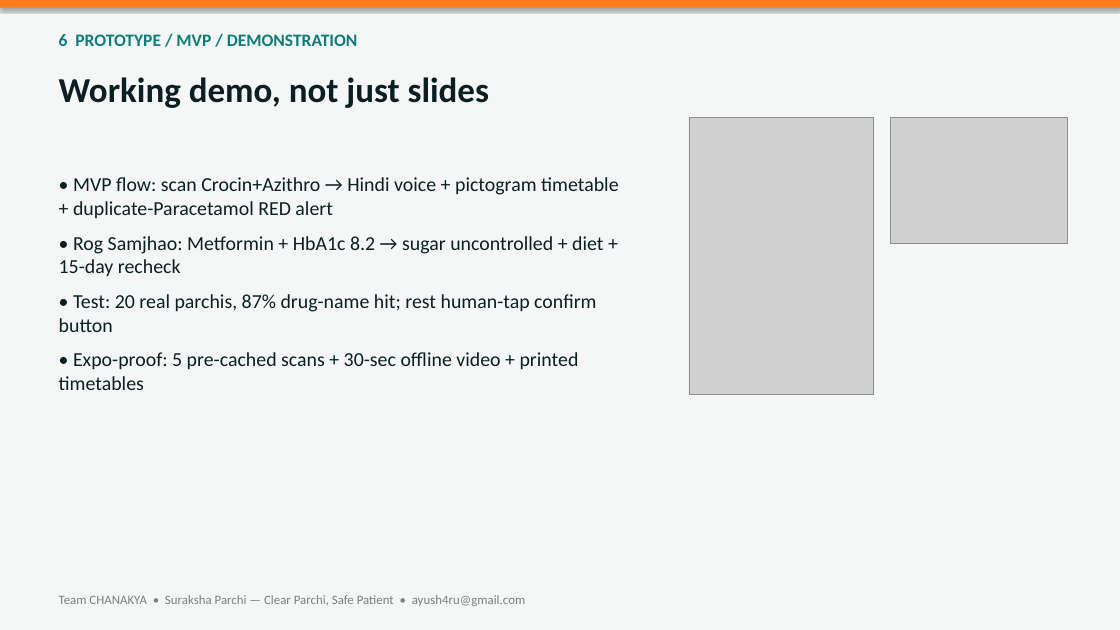
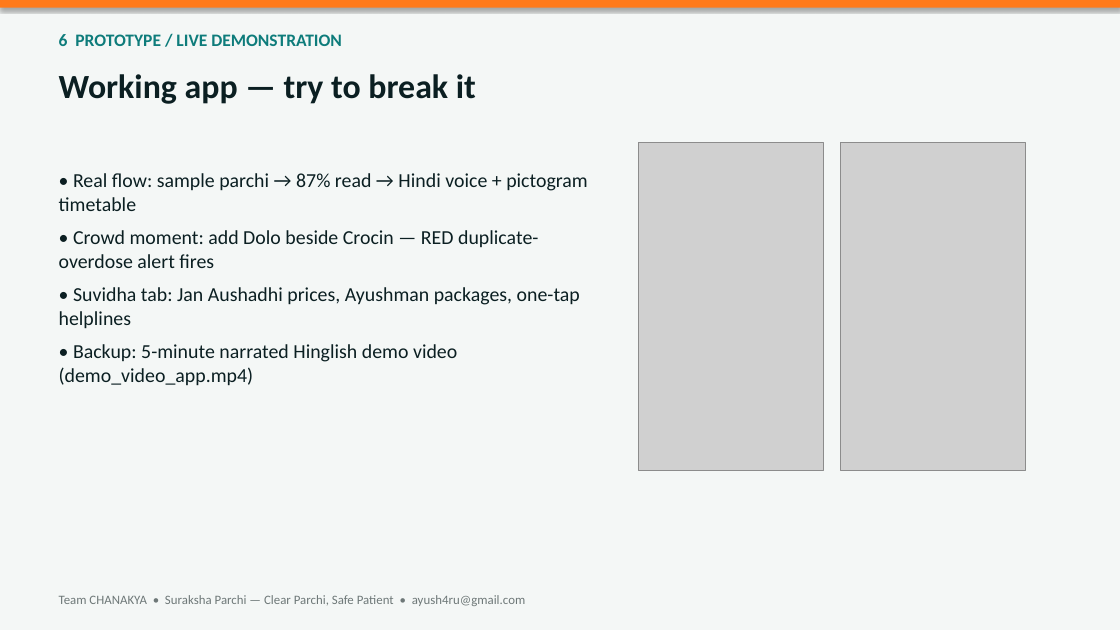
Before and after one commit to Sentinal-Corporations/suraksha-sharthi, a slide deck: slide 6 of ppt/CHANAKYA_SurakshaParchi.pptx. Drawn at 1120x630 pixels with LibreOffice and Linux fonts; fonts in the diff are those of the drawing; grey boxes stand for pictures. Boxes give left, top, right and bottom in pixels: in the first picture for what was removed or moved away, otherwise in the second. Text is boxed around its words. In the diff, an @@ line names an element or a change of style, - is before the commit and + after.

```diff
--- a/ppt/CHANAKYA_SurakshaParchi.pptx
+++ b/ppt/CHANAKYA_SurakshaParchi.pptx
@@ text at <box>59,34,342,46</box>: text changed @@
-6 PROTOTYPE / MVP / DEMONSTRATION
+6 PROTOTYPE / LIVE DEMONSTRATION
@@ text at <box>59,74,476,104</box>: text changed; size 30 to 29 pt @@
-Working demo, not just slides
+Working app — try to break it
@@ picture removed at <box>891,118,1067,244</box> @@
@@ picture: place and size @@
-picture at <box>689,118,874,395</box>
+picture at <box>639,143,823,471</box>
@@ picture added at <box>840,143,1025,471</box> @@
@@ text at <box>59,173,588,386</box>: text changed @@
-• MVP flow: scan Crocin+Azithro → Hindi voice + pictogram timetable + duplicate-Paracetamol RED alert
-• Rog Samjhao: Metformin + HbA1c 8.2 → sugar uncontrolled + diet + 15-day recheck
-• Test: 20 real parchis, 87% drug-name hit; rest human-tap confirm button
-• Expo-proof: 5 pre-cached scans + 30-sec offline video + printed timetables
+• Real flow: sample parchi → 87% read → Hindi voice + pictogram timetable
+• Crowd moment: add Dolo beside Crocin — RED duplicate-overdose alert fires
+• Suvidha tab: Jan Aushadhi prices, Ayushman packages, one-tap helplines
+• Backup: 5-minute narrated Hinglish demo video (demo_video_app.mp4)
```
Also in this commit, not shown: 10 other slides changed, 1 slide added, 1 slide removed, 2 other files.
